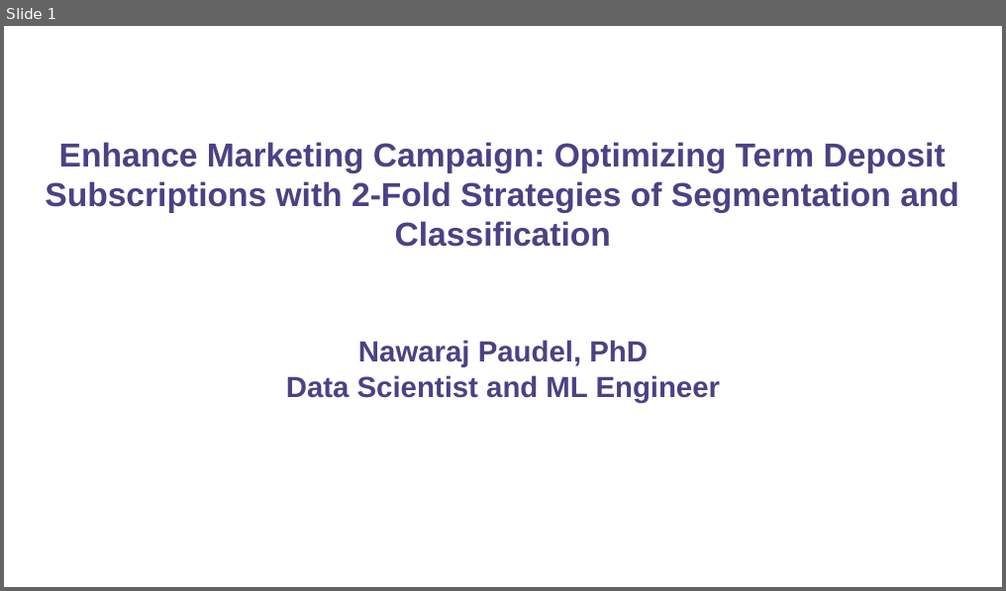
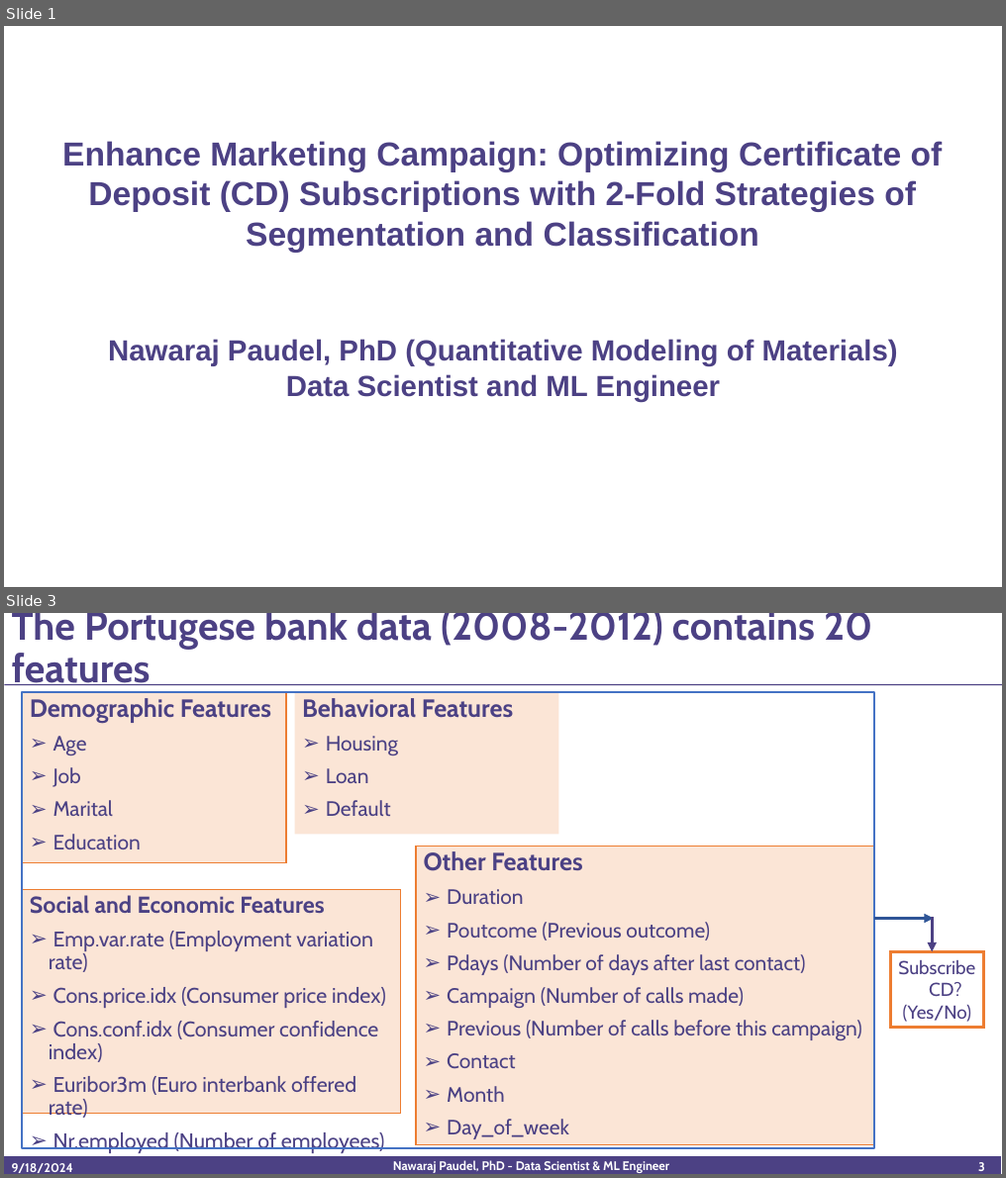
Before and after one commit to newking9088/marketing_campaign_customer_segmentation_classification, a slide deck: Executive Summary Powerpoint/bank_marketing_campaign_customer-segmentation_classification.pptx. Shown one above the other, each under a label of ours: slide 1 before the commit, slides 1 and 3 after it; the slides between them are not shown. The pictures are 1006x591 and 1006x1178 pixels, drawn with LibreOffice and Linux fonts; fonts in the diff are those of the drawing. Boxes give left, top, right and bottom in pixels: in the first picture for what was removed or moved away, otherwise in the second. Text is boxed around its words. In the diff, an @@ line names an element or a change of style, - is before the commit and + after.

```diff
--- a/Executive Summary Powerpoint/bank_marketing_campaign_customer-segmentation_classification.pptx
+++ b/Executive Summary Powerpoint/bank_marketing_campaign_customer-segmentation_classification.pptx
@@ slide 3 added at (4,613,1002,1174), background #FFFFFF @@
@@ title added at (12,613,872,685), 38 pt, text #4C4184, bold @@
+The Portugese bank data (2008-2012) contains 20 features
@@ rectangle added at (5,684,1002,685), fill #4C4184 @@
@@ text added at (22,692,286,863), fill #FBE5D6, outline #ED7D31 1 pt, 20 pt, text #4B4184 @@
+Demographic Features
+➢ Age
+➢ Job
+➢ Marital
+➢ Education
@@ rectangle added at (22,692,874,1149), outline #4472C4 2.25 pt @@
@@ rectangle added at (294,692,558,835), fill #FBE5D6, 24 pt, text #4B4184, bold @@
+Behavioral Features
+➢ Housing
+➢ Loan
+➢ Default
@@ rectangle added at (416,846,874,1146), fill #FBE5D6, outline #ED7D31 1 pt, 20 pt, text #4B4184 @@
+Other Features
+➢ Duration
+➢ Poutcome (Previous outcome)
+➢ Pdays (Number of days after last contact)
+➢ Campaign (Number of calls made)
+➢ Previous (Number of calls before this campaign)
+➢ Contact
+➢ Month
+➢ Day_of_week
@@ rectangle added at (22,890,400,1113), fill #FBE5D6, outline #ED7D31 1 pt, 20.4 pt, text #4B4184 @@
+Social and Economic Features
+➢ Emp.var.rate (Employment variation rate)
+➢ Cons.price.idx (Consumer price index)
+➢ Cons.conf.idx (Consumer confidence index)
+➢ Euribor3m (Euro interbank offered rate)
+➢ Nr.employed (Number of employees)
@@ arrow added from (874, 919) to (934, 919), #2F5597 3 pt @@
@@ arrow added from (933, 917) to (933, 953), #4C4184 3 pt @@
@@ rectangle added at (890,953,984,1028), fill #FFFFFF, outline #ED7D31 3 pt, 18 pt, text #4C4184 @@
+Subscribe CD?
+(Yes/No)
@@ rectangle added at (4,1157,1002,1174), fill #4C4184, outline #FFFFFF 1 pt @@
@@ text added at (12,1163,73,1173), 12 pt, text #FFFFFF, bold @@
+9/18/2024
@@ text added at (393,1160,670,1173), 12 pt, text #FFFFFF, bold @@
+Nawaraj Paudel, PhD - Data Scientist & ML Engineer
@@ page number added at (978,1162,985,1171), 12 pt, text #FFFFFF, bold @@
+3
@@ slide 1 changed as well @@
@@ text "Enhance Marketing Campaign: Optimizing Certificate ...": place and size @@
-text "Enhance Marketing Campaign: Optimizing Certificate ..." at (45,142,959,402)
+text "Enhance Marketing Campaign: Optimizing Certificate ..." at (62,141,943,402)
@@ text at (62,141,943,367): text changed @@
-Enhance Marketing Campaign: Optimizing Term Deposit Subscriptions with 2-Fold Strategies of Segmentation and Classification
-Nawaraj Paudel, PhD
+Enhance Marketing Campaign: Optimizing Certificate of Deposit (CD) Subscriptions with 2-Fold Strategies of Segmentation and Classification
+Nawaraj Paudel, PhD (Quantitative Modeling of Materials)
```
Also in this commit, not shown: 1 other slide changed, 17 other slides added.
